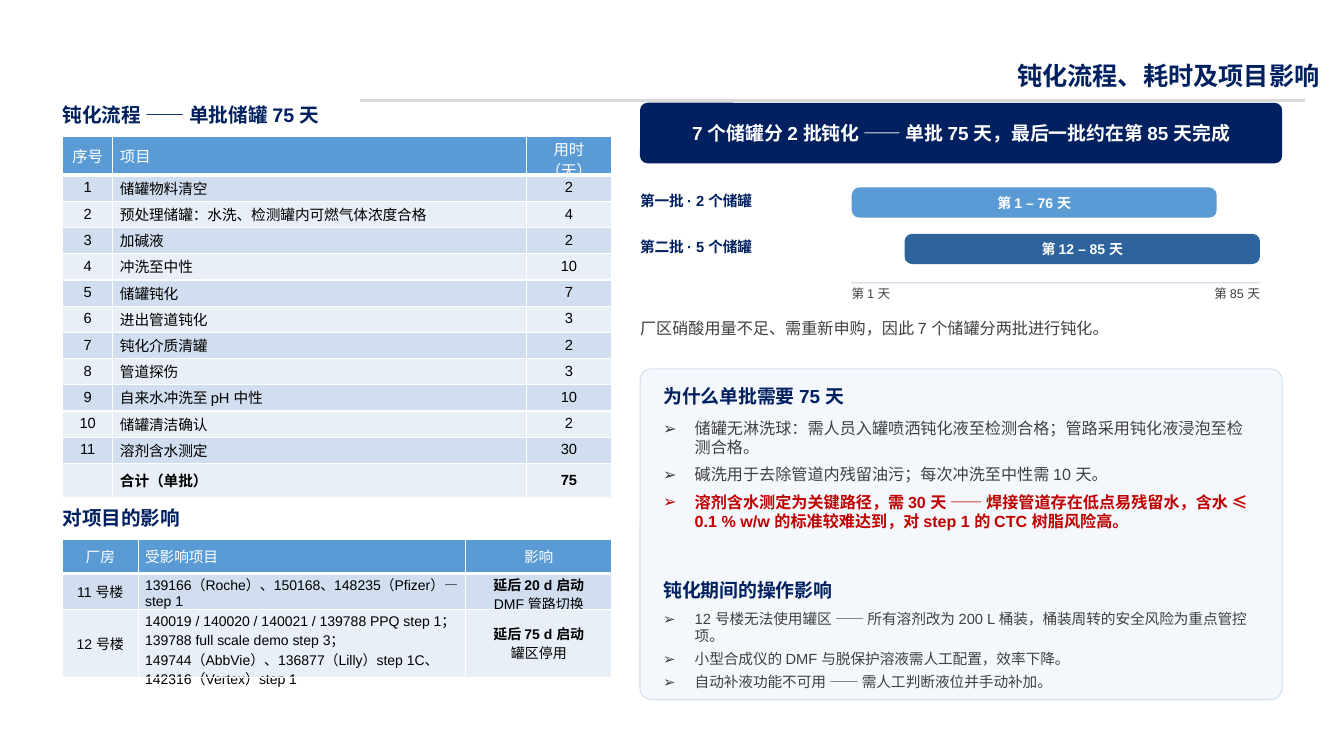
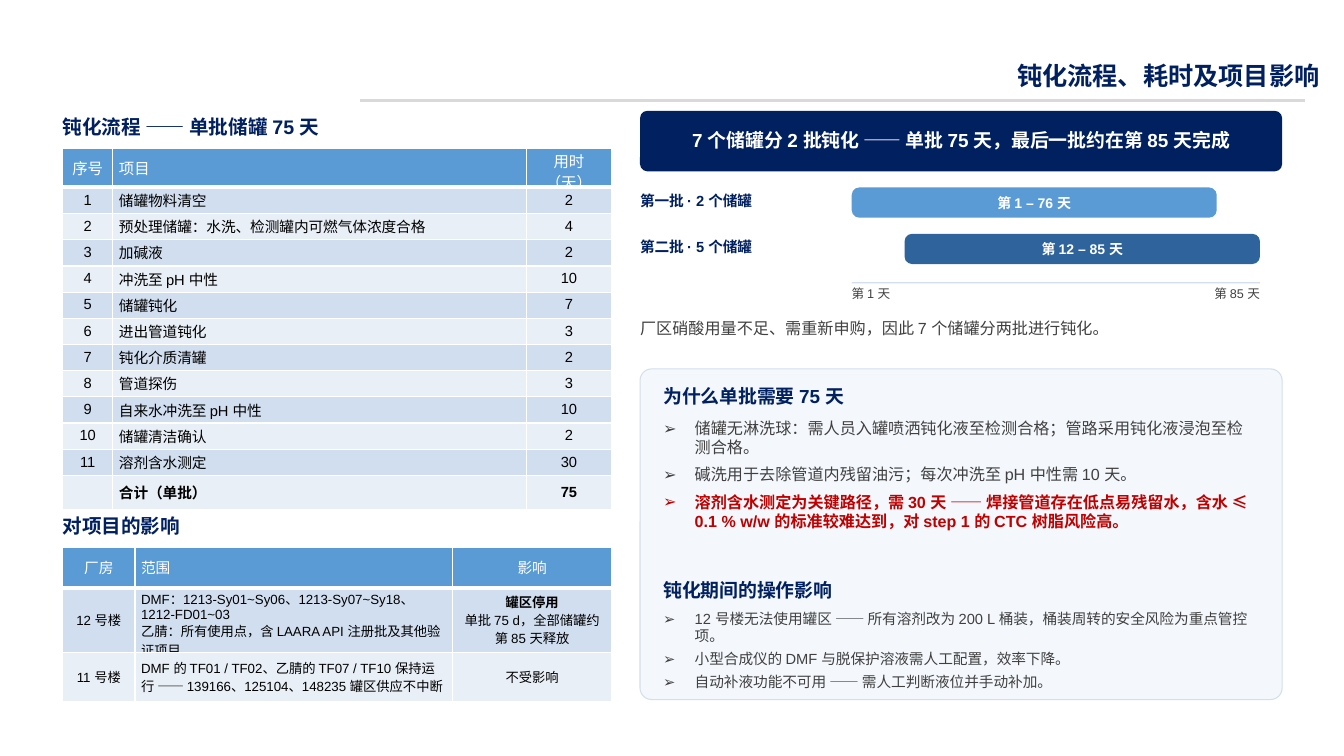
Before and after one commit to peterli0913/short-vedio, a slide deck: slide 4 of 罐区钝化方案及时间表 中文版 09-18-2026.pptx (slide 3 before the commit). Drawn at 1344x756 pixels with LibreOffice and Linux fonts; fonts in the diff are those of the drawing; background and template pictures are left out. Boxes give left, top, right and bottom in pixels: in the first picture for what was removed or moved away, otherwise in the second. Text is boxed around its words. In the diff, an @@ line names an element or a change of style, - is before the commit and + after.

```diff
--- a/罐区钝化方案及时间表 中文版 09-18-2026.pptx
+++ b/罐区钝化方案及时间表 中文版 09-18-2026.pptx
@@ rounded rectangle "7 个储罐分 2 批钝化 —— ..." at box(640, 111, 1282, 171): line spacing 1 to 0.95 @@
@@ table at box(63, 148, 612, 504) @@
-row 5, column 2: 冲洗至中性
+row 5, column 2: 冲洗至 pH 中性
@@ text at box(695, 466, 1136, 484): text changed @@
-➢ 碱洗用于去除管道内残留油污；每次冲洗至中性需 10 天。
+➢ 碱洗用于去除管道内残留油污；每次冲洗至 pH 中性需 10 天。
@@ 2 texts, 2 tables, 1 rounded rectangle: place and size @@
-2 texts, 2 tables, 1 rounded rectangle at box(62, 103, 1282, 691)
+2 texts, 2 tables, 1 rounded rectangle at box(62, 111, 1282, 696)
@@ table at box(63, 547, 612, 696) @@
-row 1, column 2: 受影响项目
+row 1, column 2: 范围
-row 2: 11 号楼 | 139166（Roche）、150168、148235（Pfizer）— step 1 | 延后 20 d 启动 / DMF 管路切换
+row 2: 12 号楼 | DMF：1213-Sy01~Sy06、1213-Sy07~Sy18、1212-FD01~03 / 乙腈：所有使用点，含 LAARA API 注册批及其他验证项目 | 罐区停用 / 单批 75 d，全部储罐约第 85 天释放
-row 3: 12 号楼 | 140019 / 140020 / 140021 / 139788 PPQ step 1；139788 full scale demo step 3； / 149744（AbbVie）、136877（Lilly）step 1C、142316（Vertex）step 1 | 延后 75 d 启动 / 罐区停用
+row 3: 11 号楼 | DMF 的 TF01 / TF02、乙腈的 TF07 / TF10 保持运行 —— 139166、125104、148235 罐区供应不中断 | 不受影响
```
Also in this commit, not shown: 1 other slide changed, 1 slide added, 1 other file.
